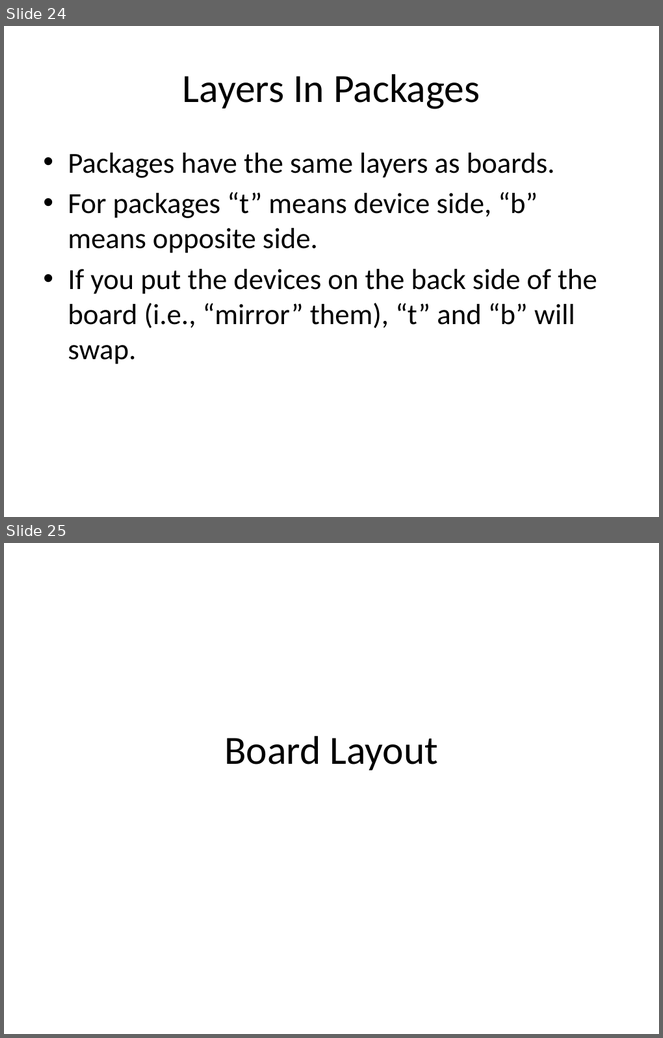
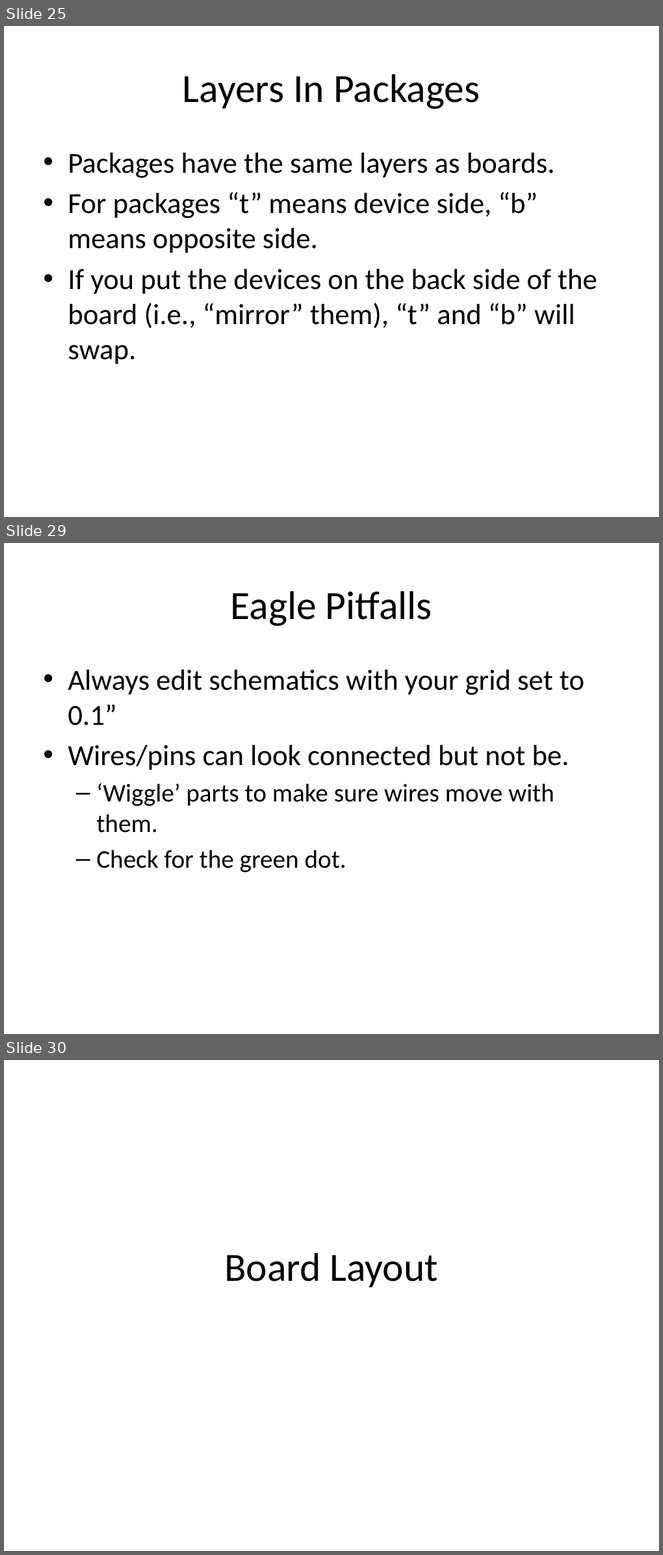
Before and after one commit to NVSL/QuadClass-Resources, a slide deck: Lecture Slides/Lab01-Eagle-Intro.pptx. Shown one above the other, each under a label of ours: slides 24 and 25 before the commit, slides 25, 29 and 30 after it; the slides between them are not shown. The pictures are 663x1038 and 663x1555 pixels, drawn with LibreOffice and Linux fonts; fonts in the diff are those of the drawing. Boxes give left, top, right and bottom in pixels: in the first picture for what was removed or moved away, otherwise in the second. Text is boxed around its words. In the diff, an @@ line names an element or a change of style, - is before the commit and + after.

```diff
--- a/Lecture Slides/Lab01-Eagle-Intro.pptx
+++ b/Lecture Slides/Lab01-Eagle-Intro.pptx
@@ slide 29 added at bbox=[4, 543, 659, 1034], background #FFFFFF @@
@@ title added at bbox=[231, 591, 432, 626], 44 pt, text #000000 @@
+Eagle Pitfalls
@@ text added at bbox=[68, 670, 584, 873], 32 pt, text #000000 @@
+• Always edit schematics with your grid set to 0.1”
+• Wires/pins can look connected but not be.
+  – ‘Wiggle’ parts to make sure wires move with them.
+  – Check for the green dot.
@@ what was slide 24 is now slide 25 @@
@@ what was slide 25 is now slide 30 @@
```
Also in this commit, not shown: 1 slide changed, 4 other slides added, 3 other files.
